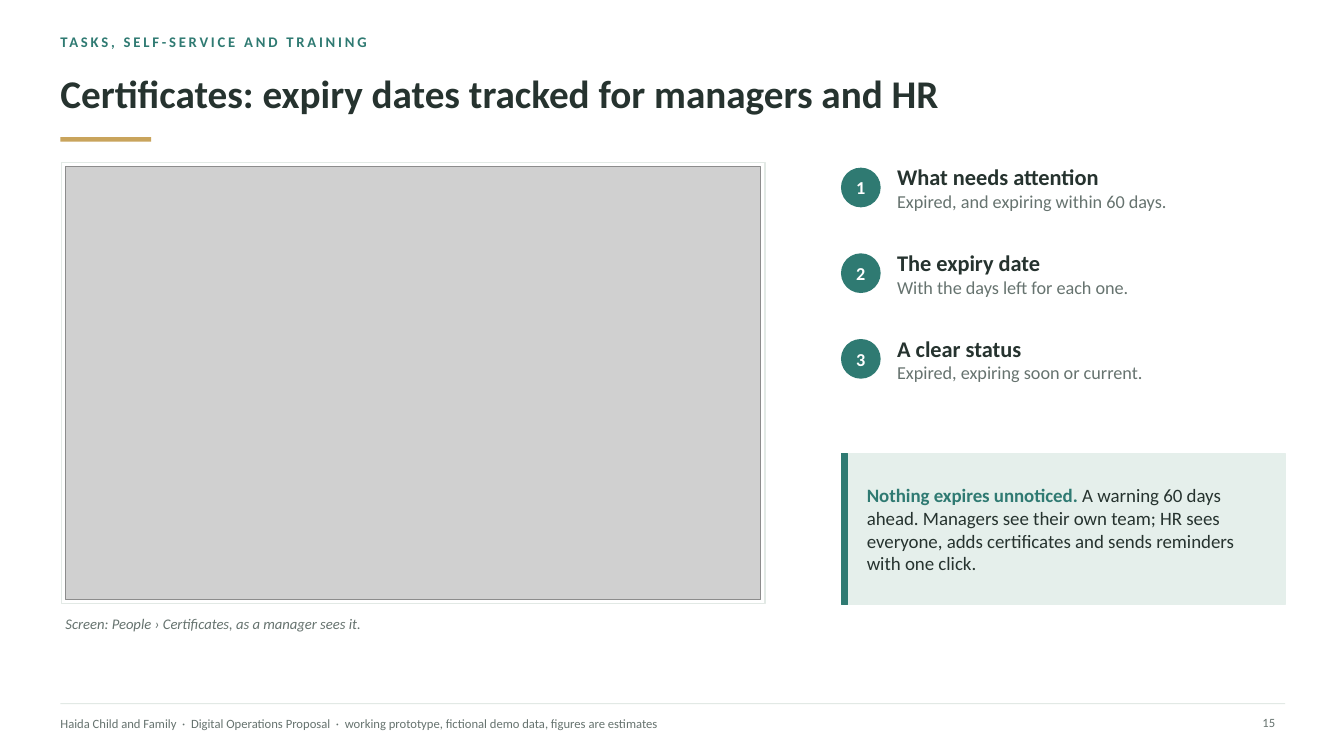
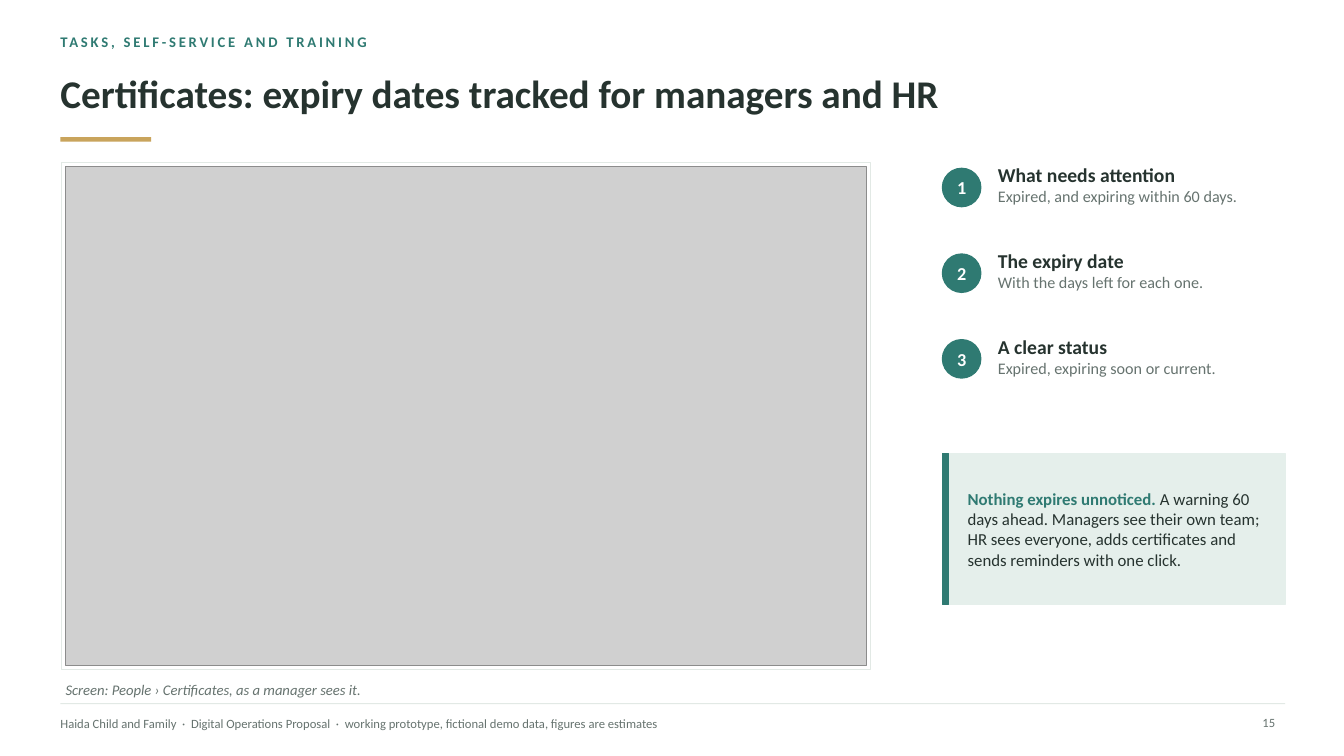
Before and after one commit to AndalibOlee/Portfolio, a slide deck: slide 15 of demo-platform/docs/Haida_Child_and_Family_Executive_Digital_Operations_Proposal.pptx. Drawn at 1344x756 pixels with LibreOffice and Linux fonts; fonts in the diff are those of the drawing; grey boxes stand for pictures. Boxes give left, top, right and bottom in pixels: in the first picture for what was removed or moved away, otherwise in the second. Text is boxed around its words. In the diff, an @@ line names an element or a change of style, - is before the commit and + after.

```diff
--- a/demo-platform/docs/Haida_Child_and_Family_Executive_Digital_Operations_Proposal.pptx
+++ b/demo-platform/docs/Haida_Child_and_Family_Executive_Digital_Operations_Proposal.pptx
@@ rectangle: place and size @@
-rectangle at (62, 162, 765, 604)
+rectangle at (62, 162, 870, 669)
@@ picture: place and size @@
-picture at (66, 166, 761, 600)
+picture at (66, 166, 866, 665)
@@ text "What needs attention": place and size @@
-text "What needs attention" at (897, 169, 1167, 211)
+text "What needs attention" at (998, 168, 1237, 205)
@@ text "What needs attention" at (998, 168, 1237, 205): size 16 to 14 pt in "What needs attention"; size 13 to 11.5 pt in "Expired, and expiring within 60 days." @@
@@ text "The expiry date": place and size @@
-text "The expiry date" at (897, 255, 1129, 297)
+text "The expiry date" at (998, 254, 1203, 291)
@@ text "The expiry date" at (998, 254, 1203, 291): size 16 to 14 pt in "The expiry date"; size 13 to 11.5 pt in "With the days left for each one." @@
@@ text "A clear status": place and size @@
-text "A clear status" at (897, 341, 1143, 382)
+text "A clear status" at (998, 340, 1216, 377)
@@ text "A clear status" at (998, 340, 1216, 377): size 16 to 14 pt in "A clear status"; size 13 to 11.5 pt in "Expired, expiring soon or current." @@
@@ 3 texts, 3 ellipses, 1 rectangle: place and size @@
-3 texts, 3 ellipses, 1 rectangle at (842, 168, 880, 605)
+3 texts, 3 ellipses, 1 rectangle at (943, 168, 981, 605)
@@ rectangle: place and size @@
-rectangle at (842, 454, 1286, 605)
+rectangle at (943, 454, 1286, 605)
@@ text "Nothing expires unnoticed. A warning ...": place and size @@
-text "Nothing expires unnoticed. A warning ..." at (867, 488, 1234, 570)
+text "Nothing expires unnoticed. A warning ..." at (968, 493, 1260, 566)
@@ text "Nothing expires unnoticed. A warning ..." at (968, 493, 1260, 566): size 13.5 to 12 pt @@
@@ text "Screen: People › Certificates, as ...": place and size @@
-text "Screen: People › Certificates, as ..." at (65, 619, 361, 632)
+text "Screen: People › Certificates, as ..." at (66, 685, 361, 698)
```
Also in this commit, not shown: 14 other slides changed, 7 other files.
